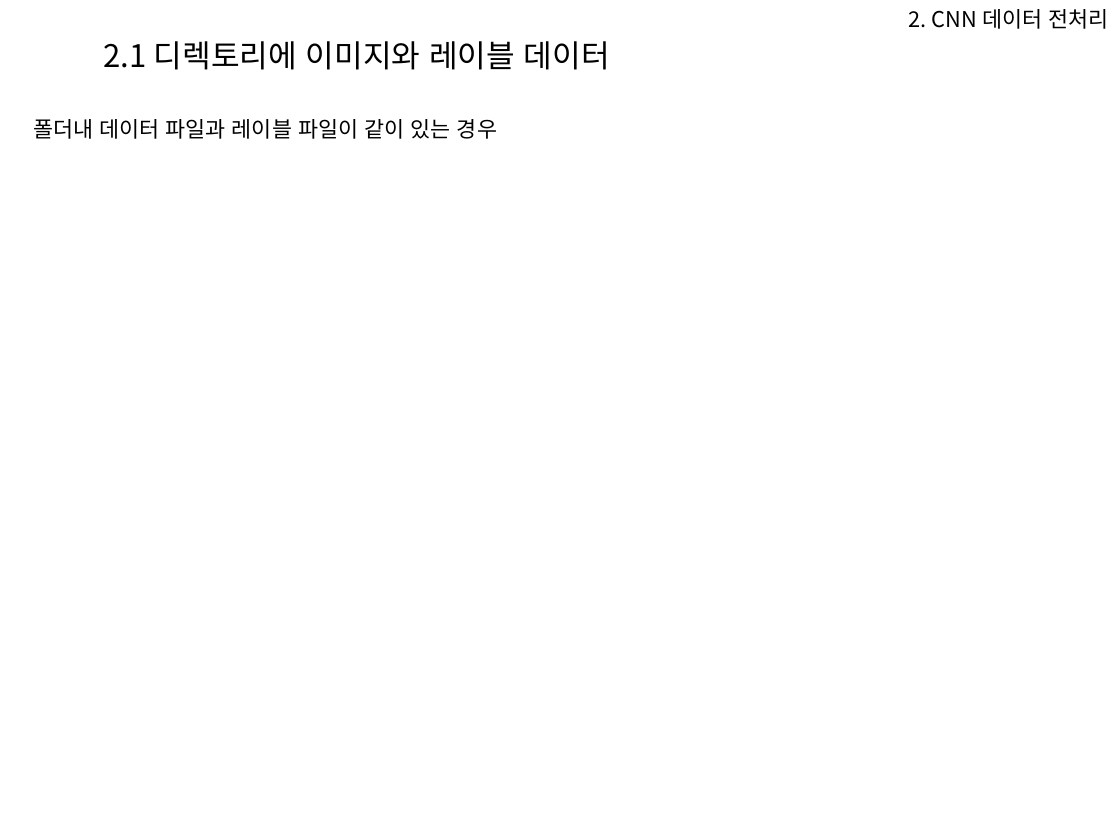
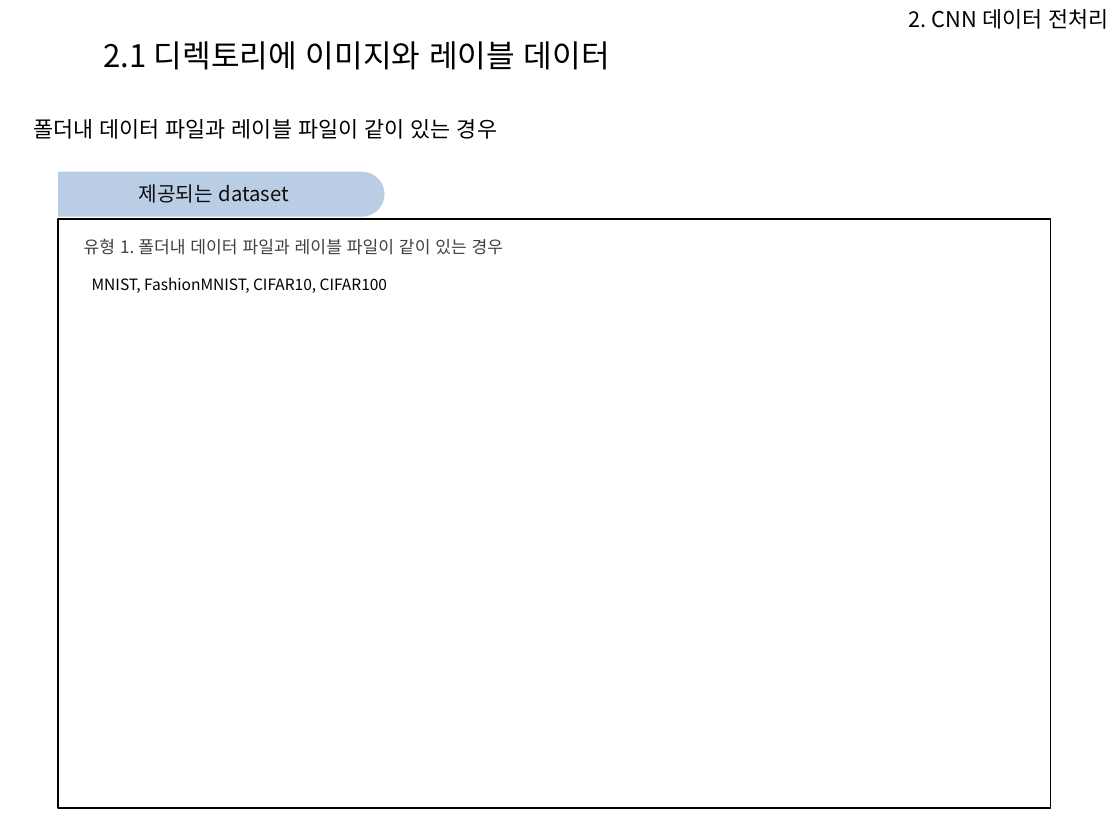
Before and after one commit to Heechul90/Preprocessing, a slide deck: slide 10 of 파이썬 전처리 코드 모듈화 설명.pptx (slide 9 before the commit). Drawn at 1120x840 pixels with LibreOffice and Linux fonts; fonts in the diff are those of the drawing; background and template pictures are left out. Boxes give left, top, right and bottom in pixels: in the first picture for what was removed or moved away, otherwise in the second. Text is boxed around its words. In the diff, an @@ line names an element or a change of style, - is before the commit and + after.

```diff
--- a/파이썬 전처리 코드 모듈화 설명.pptx
+++ b/파이썬 전처리 코드 모듈화 설명.pptx
@@ round same rect added at [59,172,385,217], fill #B9CDE5 @@
@@ rectangle added at [60,172,367,214], fill #B9CDE5, 13 pt, text #0D0D0D @@
+제공되는 dataset
@@ rectangle added at [58,218,1051,808], outline #000000 1 pt @@
@@ text added at [84,238,504,255], 11 pt, text #404040 @@
+유형 1. 폴더내 데이터 파일과 레이블 파일이 같이 있는 경우
@@ text added at [92,277,387,293], 10 pt, text #000000 @@
+MNIST, FashionMNIST, CIFAR10, CIFAR100
```
Also in this commit, not shown: 6 other slides changed, 4 slides added, 12 other files.
